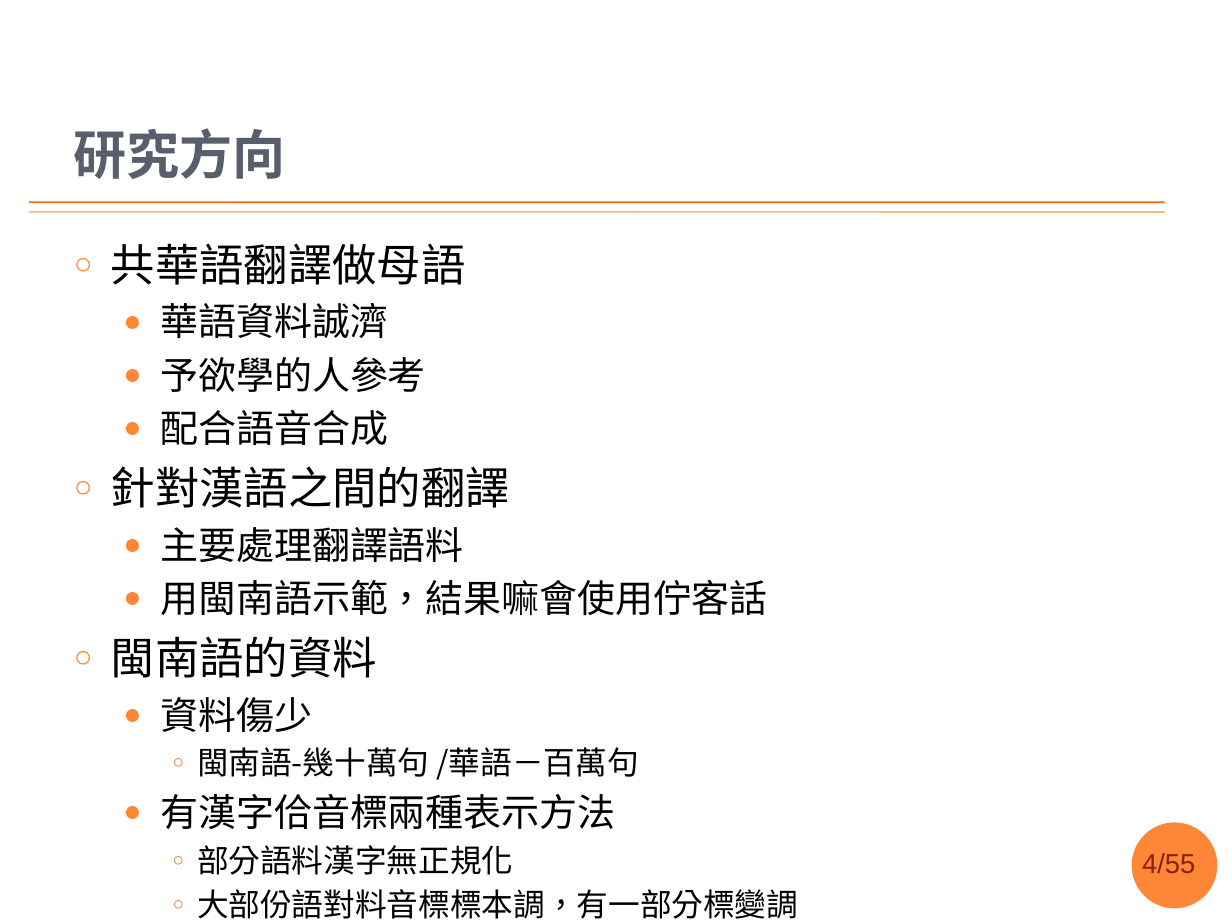
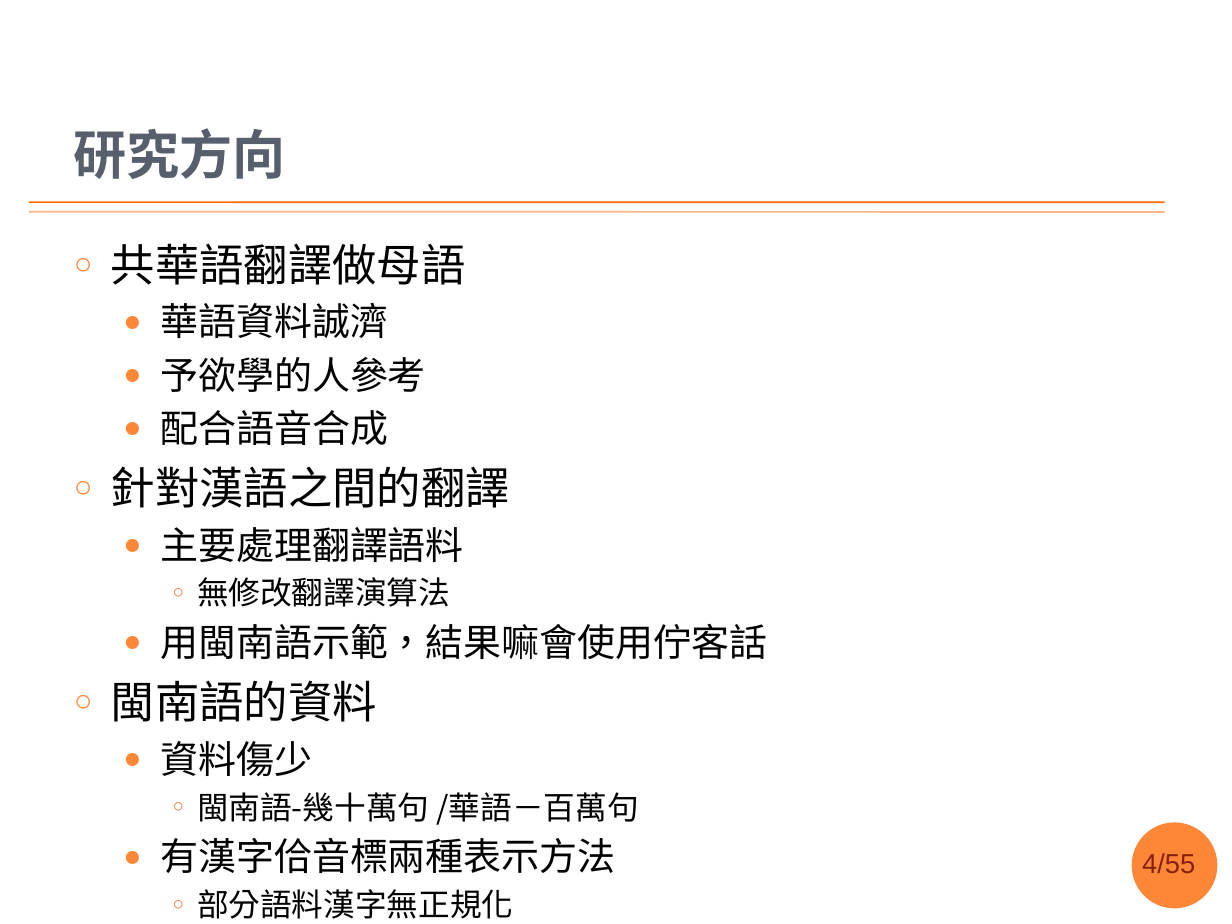
Before and after one commit to sih4sing5hong5/po3-ko3_tau5-iann2-phinn3, a slide deck: slide 4 of 翻譯報告.pptx. Drawn at 1232x924 pixels with LibreOffice and Linux fonts; fonts in the diff are those of the drawing; background and template pictures are left out. Boxes give left, top, right and bottom in pixels: in the first picture for what was removed or moved away, otherwise in the second. Text is boxed around its words. In the diff, an @@ line names an element or a change of style, - is before the commit and + after.

```diff
--- a/翻譯報告.pptx
+++ b/翻譯報告.pptx
@@ text at bbox=[197, 577, 450, 607]: paragraph added @@
+    ○ 無修改翻譯演算法
```
Also in this commit, not shown: 1 other slide changed.
